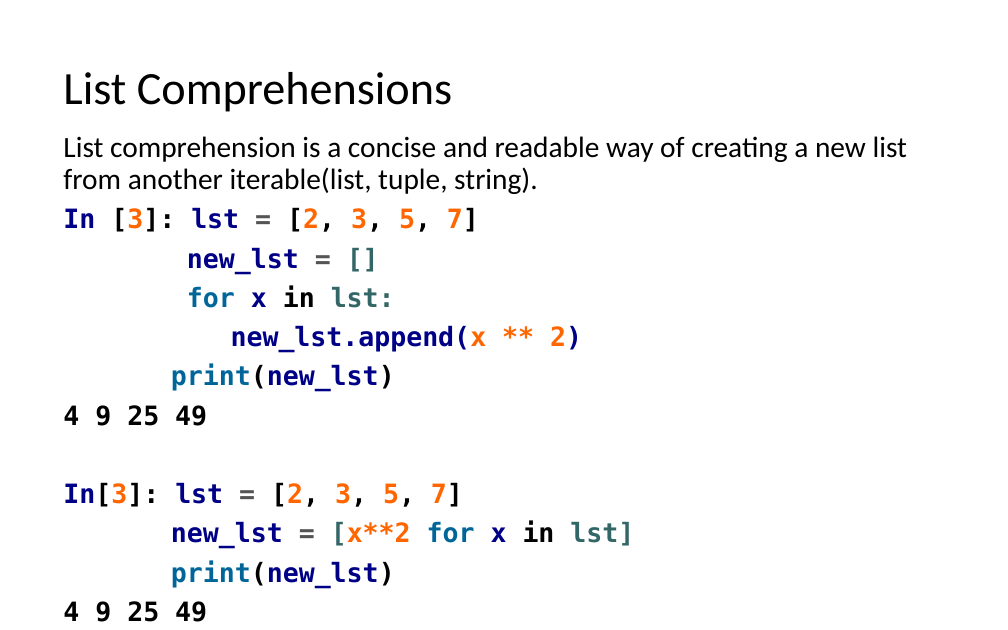
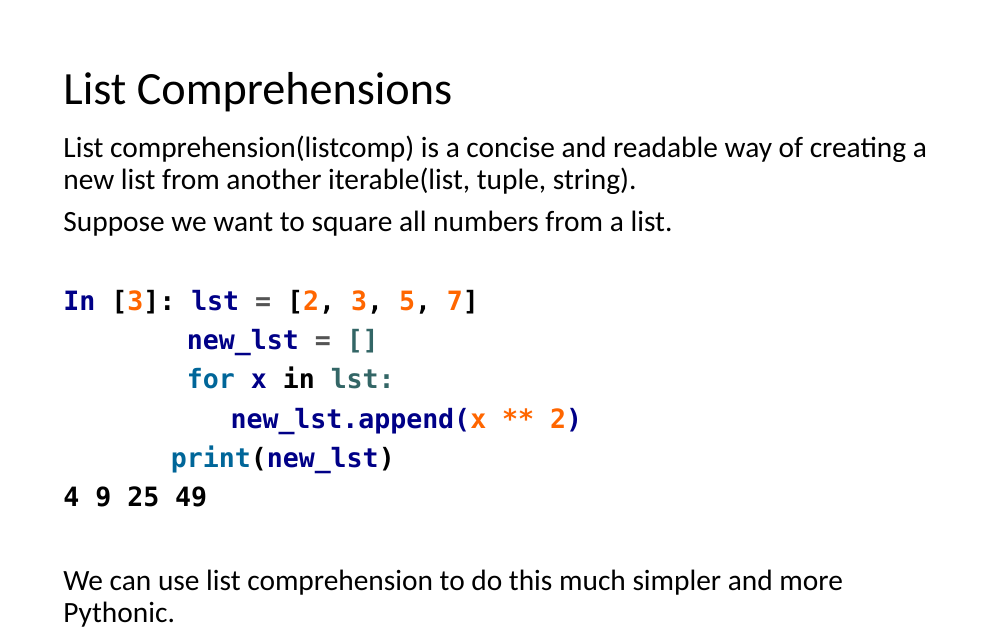
Before and after one commit to LongBaoNguyen/longbaonguyen.github.io, a slide deck: slide 21 of courses/apcsp/lect6.pptx (slide 18 before the commit). Drawn at 1008x630 pixels with LibreOffice and Linux fonts; fonts in the diff are those of the drawing. Boxes give left, top, right and bottom in pixels: in the first picture for what was removed or moved away, otherwise in the second. Text is boxed around its words. In the diff, an @@ line names an element or a change of style, - is before the commit and + after.

```diff
--- a/courses/apcsp/lect6.pptx
+++ b/courses/apcsp/lect6.pptx
@@ text at (63,135,927,236): text changed @@
-List comprehension is a concise and readable way of creating a new list from another iterable(list, tuple, string).
+List comprehension(listcomp) is a concise and readable way of creating a new list from another iterable(list, tuple, string).
+Suppose we want to square all numbers from a list.
@@ text at (63,569,842,627): text changed; size 19 to 21 pt; font DejaVu Sans Mono to Calibri; text colour #000087 to #000000; bold off @@
-In[3]: lst = [2, 3, 5, 7]
-new_lst = [x**2 for x in lst]
-print(new_lst)
-4 9 25 49
+We can use list comprehension to do this much simpler and more Pythonic.
```
Also in this commit, not shown: 14 other slides changed, 5 slides added, 4 slides removed, 5 other files.
